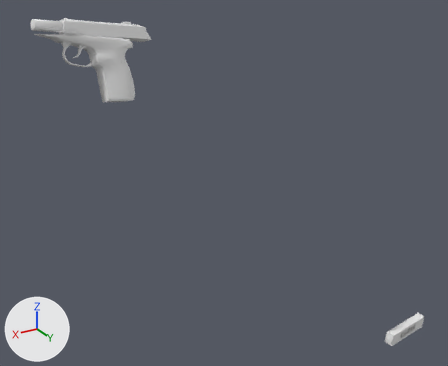
The OBJ model Vertex_Animation_Compiler/Assets/Makarov_Pistol_Reload163.obj, before and after one commit.
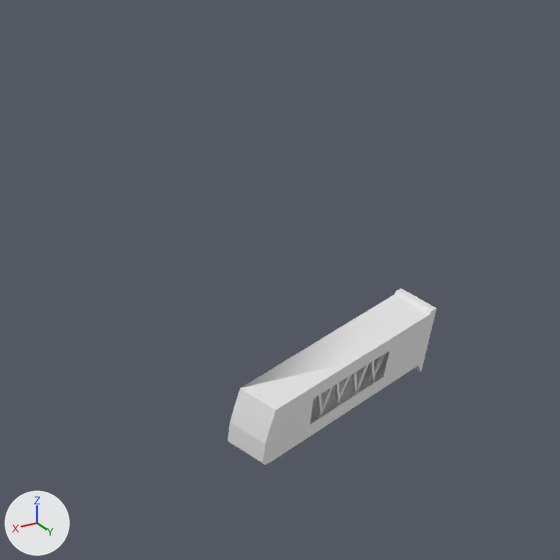
The first picture shows the older version from a 50 mm lens placed at (0.68, 0.771, 0.104), pointed at (0.225, 0.012, -0.275). The close-ups show both versions on the part from 76% to 100% of the width and 70% to 99% of the height of that picture; other places that the commit changed are outside them. The axes (+X, +Y, +Z) are drawn at lower left. The lights are the same throughout. Where no turn or scale is listed for an object, it has been applied to the vertices.

In view in the first close-up: 'Magazine_Cube.011'.
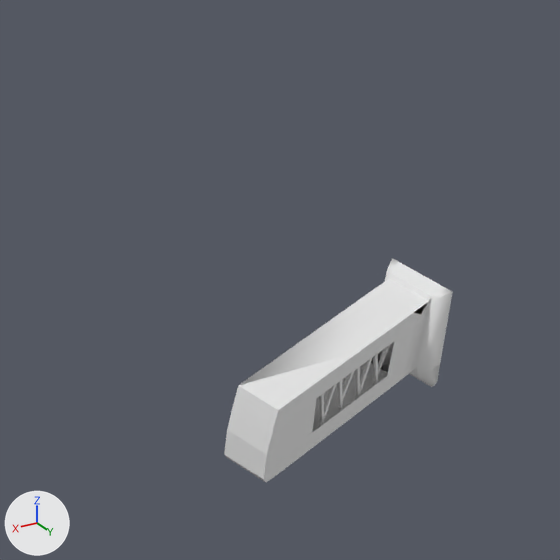
Pixel boxes (x1, y1, x2, y2) of what changed, in the close-ups (560 x 560 px; the box of a moved part takes in the faces that stretch with it):
'Magazine_Cube.011', reshaped (10% wider, 26% taller)
    before: (228, 288, 437, 465)
    after: (224, 258, 453, 482)
part 1 of me_magazine_cube_011, moved or reshaped
    before: (352, 372, 357, 395)
    after: (355, 367, 360, 396)
part 2 of me_magazine_cube_011, moved or reshaped
    before: (370, 361, 375, 384)
    after: (373, 354, 378, 385)
part 3 of me_magazine_cube_011, moved or reshaped
    before: (334, 375, 351, 402)
    after: (336, 371, 354, 407)
part 4 of me_magazine_cube_011, moved or reshaped
    before: (335, 383, 341, 405)
    after: (337, 380, 343, 410)
part 5 of me_magazine_cube_011, moved or reshaped
    before: (351, 365, 368, 398)
    after: (317, 384, 336, 428)
part 6 of me_magazine_cube_011, moved or reshaped
    before: (317, 394, 322, 417)
    after: (319, 393, 324, 425)
part 7 of me_magazine_cube_011, rebuilt (10% wider, 26% taller)
    before: (228, 288, 437, 465)
    after: (224, 258, 453, 482)
part 8 of me_magazine_cube_011, rebuilt (31% taller)
    before: (369, 353, 386, 381)
    after: (372, 345, 390, 382)
part 9 of me_magazine_cube_011, deleted
    before: (316, 387, 333, 420)
part 10 of me_magazine_cube_011, added
    after: (353, 357, 373, 402)

Diff of the bpy script that builds the scene:
```diff
--- a/Vertex_Animation_Compiler/Assets/Makarov_Pistol_Reload163.obj.py
+++ b/Vertex_Animation_Compiler/Assets/Makarov_Pistol_Reload163.obj.py
@@ me_magazine_cube_011 @@
 # used by ob_magazine_cube_011; location = (0.0, 0.0, 0.0)
-me_magazine_cube_011.from_pydata(...)  # 140 vertices, 222 faces; spans x -0.0611..0.024, y 0.1798..0.2033, z -0.5403..-0.5161
+me_magazine_cube_011.from_pydata(...)  # 164 vertices, 270 faces; spans x -0.0609..0.0242, y 0.1753..0.2045, z -0.545..-0.5065
+# me_magazine_cube_011 part 1: the loose piece of 8 vertices spanning x -0.0264..-0.0212, y 0.1949..0.1966, z -0.5362..-0.521 is scaled about its middle by (1.07, 1.14, 1.31), then moved by (-0.0001, 0.0009, 0.0012)
+# me_magazine_cube_011 part 2: the loose piece of 8 vertices spanning x -0.0351..-0.0295, y 0.1938..0.1956, z -0.5347..-0.5195 is scaled about its middle by (1.06, 1.13, 1.31), then moved by (-0.0001, 0.001, 0.0024)
+# me_magazine_cube_011 part 3: the loose piece of 8 vertices spanning x -0.0244..-0.0153, y 0.195..0.1967, z -0.534..-0.5201 is scaled about its middle by (0.971, 0.999, 1.38), then moved by (-0.0001, 0.0009, 0.0014)
+# me_magazine_cube_011 part 4: the loose piece of 8 vertices spanning x -0.0174..-0.0119, y 0.196..0.1977, z -0.5347..-0.5195 is scaled about its middle by (1.06, 1.13, 1.31), then moved by (-0.0001, 0.0009, 0.0009)
+# me_magazine_cube_011 part 5: the loose piece of 8 vertices spanning x -0.0308..-0.0239, y 0.1946..0.196, z -0.5364..-0.5216 is scaled about its middle by (0.956, 1.03, 1.37), then moved by (0.0176, 0.0031, -0.0002)
+# me_magazine_cube_011 part 6: the loose piece of 8 vertices spanning x -0.0087..-0.0035, y 0.1971..0.1987, z -0.5363..-0.521 is scaled about its middle by (1.07, 1.14, 1.31), then moved by (-0.0001, 0.0009, -0.0003)
+# me_magazine_cube_011 part 7: the loose piece of 44 vertices spanning x -0.0611..0.024, y 0.1798..0.2033, z -0.5403..-0.5161 is rebuilt with 68 vertices and now spans x -0.0609..0.0242, y 0.1753..0.2045, z -0.545..-0.5065
+# me_magazine_cube_011 part 8: the loose piece of 8 vertices spanning x -0.042..-0.033, y 0.1928..0.1945, z -0.5339..-0.5201 is rebuilt with 8 vertices and now spans x -0.042..-0.0332, y 0.1938..0.1955, z -0.5336..-0.5146
+# me_magazine_cube_011 part 9: the loose piece of 8 vertices spanning x -0.0132..-0.0063, y 0.1967..0.1982, z -0.5365..-0.5217 is deleted
+# me_magazine_cube_011 part 10: 8 vertices added at x -0.0308..-0.0241, y 0.1955..0.1969, z -0.5377..-0.5176
```
